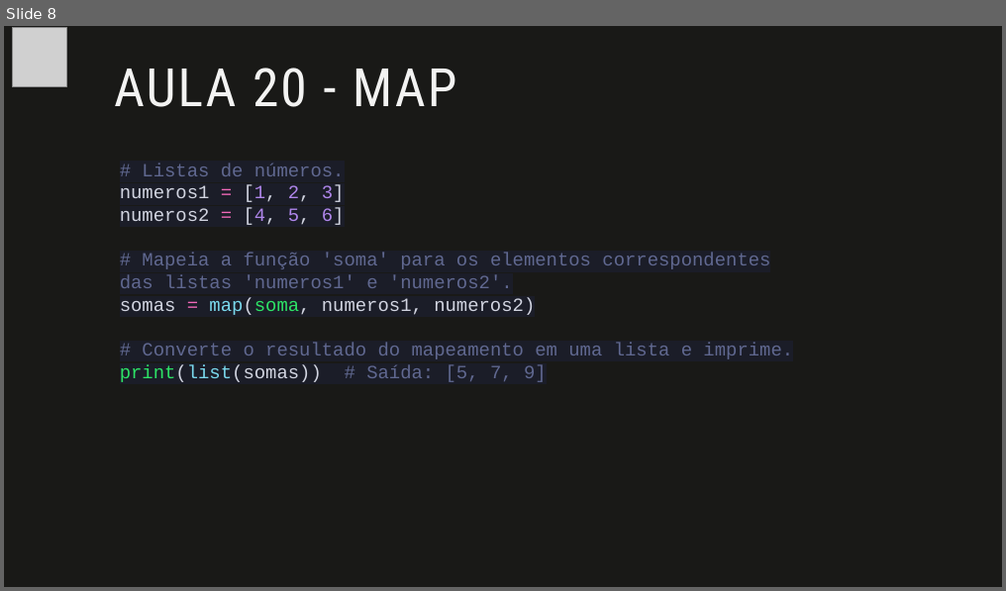
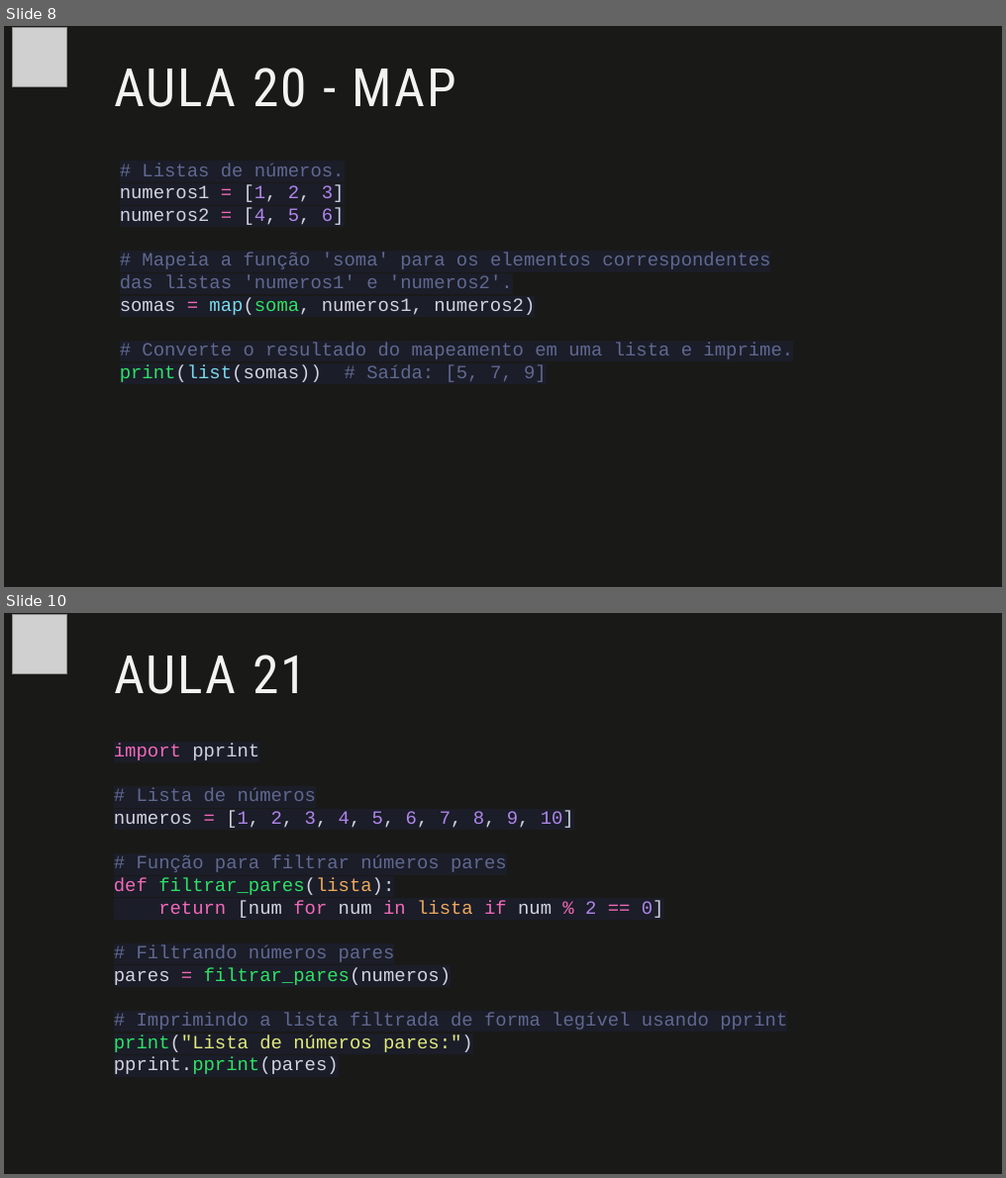
Before and after one commit to fabio-sudo/PythonCurso, a slide deck: Python_Dev/Python Intermediário/Material Python/5 Lista/5- Lista.pptx. Shown one above the other, each under a label of ours: slide 8 before the commit, slides 8 and 10 after it; the slides between them are not shown. The pictures are 1006x591 and 1006x1178 pixels, drawn with LibreOffice and Linux fonts; fonts in the diff are those of the drawing; grey boxes stand for pictures. Boxes give left, top, right and bottom in pixels: in the first picture for what was removed or moved away, otherwise in the second. Text is boxed around its words. In the diff, an @@ line names an element or a change of style, - is before the commit and + after.

```diff
--- a/Python_Dev/Python Intermediário/Material Python/5 Lista/5- Lista.pptx
+++ b/Python_Dev/Python Intermediário/Material Python/5 Lista/5- Lista.pptx
@@ slide 10 added at box(4, 613, 1002, 1174), background #191917 @@
@@ picture added at box(12, 615, 66, 673) @@
@@ title added at box(114, 655, 307, 694), 51 pt, text #F3F3F2 @@
+AULA 21
@@ text added at box(114, 744, 787, 1074), 18 pt, text #606890 @@
+import pprint
+# Lista de números
+numeros = [1, 2, 3, 4, 5, 6, 7, 8, 9, 10]
+# Função para filtrar números pares
+def filtrar_pares(lista):
+return [num for num in lista if num % 2 == 0]
+# Filtrando números pares
+pares = filtrar_pares(numeros)
+# Imprimindo a lista filtrada de forma legível usando pprint
+print("Lista de números pares:")
+pprint.pprint(pares)
```
Also in this commit, not shown: 6 other slides added, 4 other files.
